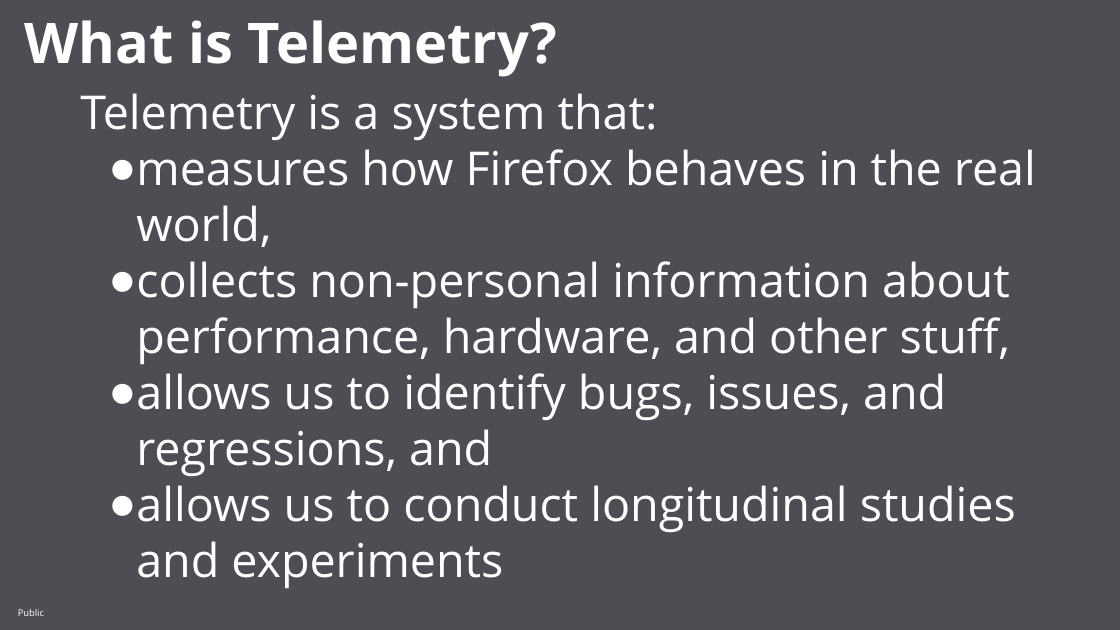
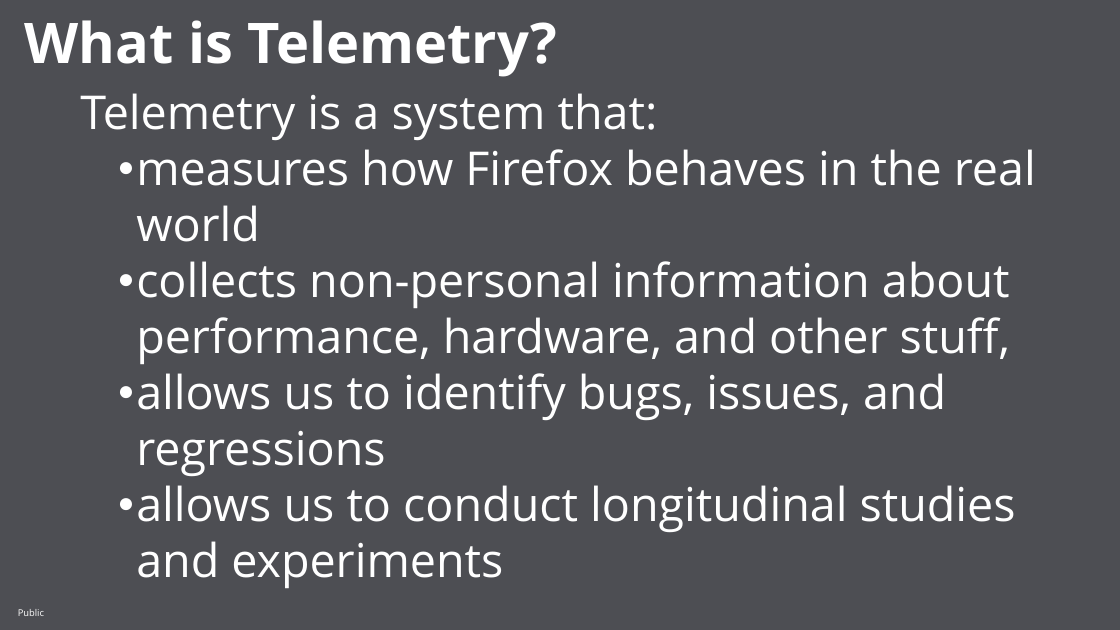
Before and after one commit to mozilla/telemetry-onboarding, a slide deck: slide 7 of slides/Telemetry Onboarding.pptx. Drawn at 1120x630 pixels with LibreOffice and Linux fonts; fonts in the diff are those of the drawing; background and template pictures are left out. Boxes give left, top, right and bottom in pixels: in the first picture for what was removed or moved away, otherwise in the second. Text is boxed around its words. In the diff, an @@ line names an element or a change of style, - is before the commit and + after.

```diff
--- a/slides/Telemetry Onboarding.pptx
+++ b/slides/Telemetry Onboarding.pptx
@@ text at bbox=[136, 149, 1036, 242]: text changed @@
-● measures how Firefox behaves in the real world,
+● measures how Firefox behaves in the real world
@@ text at bbox=[136, 261, 1016, 588]: indent changed @@
@@ text at bbox=[136, 373, 946, 476]: text changed @@
-● allows us to identify bugs, issues, and regressions, and
+● allows us to identify bugs, issues, and regressions
```
Also in this commit, not shown: 8 other slides changed, 8 slides added, 8 slides removed, 1 other file.
